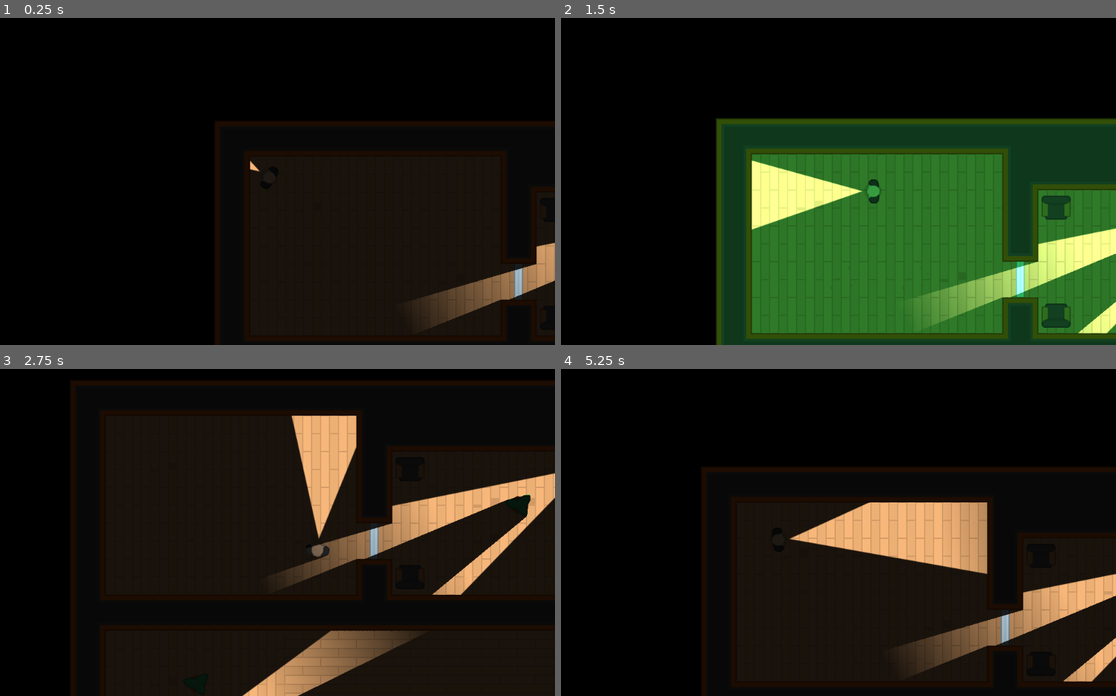
Above: before the commit, frames 1-4 (two rows, left to right).
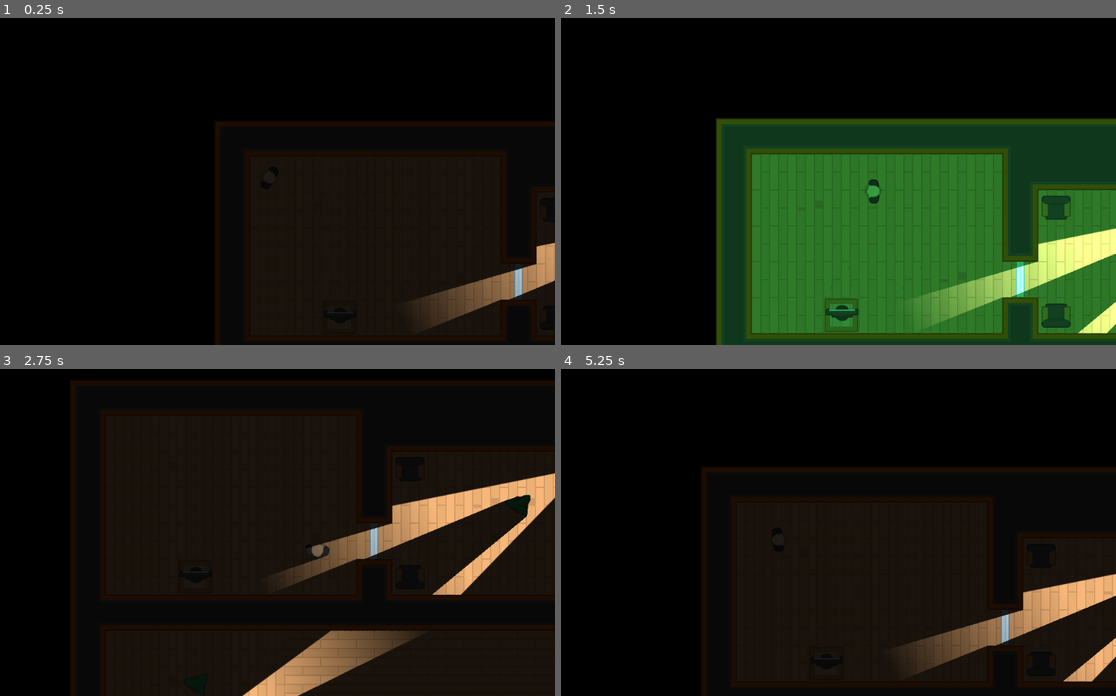
Above: after the commit, the same moments.

Repository: NOTsyrup/Heist_Meisters
Game: Godot game, scene res://Levels/Level1.tscn
Same seed, same stepped clock (60 frames per second), same inputs: the game is played once before the commit and once after it.
Inputs (mouse positions are in pixels of both pictures, inside the frame that each line leads up to):
- Up to frame 1 (0.25 s): no input
- Up to frame 2 (1.5 s): tap Enter at 0.5 s; move the mouse to (1077, 282) at 0.52 s; hold D (move_right) 0.53-1.28 s; tap Space (toggle_vision_mode) at 0.6, 1.35 s; click (1077, 282) at 0.67 s; move the mouse to (716, 194) at 1.27 s; hold S (move_down) from 1.28 s (still down); click (716, 194) at 1.42 s
- Up to frame 3 (2.75 s): move the mouse to (327, 454) at 2.02 s; release S (move_down) at 2.03 s; hold D (move_right) from 2.03 s (still down); tap Space (toggle_vision_mode) at 2.1 s; click (327, 454) at 2.17 s
- Up to frame 4 (5.25 s): move the mouse to (799, 594) at 2.77 s; release D (move_right) at 2.78 s; hold W (move_up) 2.78-3.53 s; tap Space (toggle_vision_mode) every 0.75 s from 2.85 to 5.1 s; click (799, 594) at 2.92 s; move the mouse to (999, 578) at 3.52 s; hold A (move_left) 3.53-5.03 s; click (999, 578) at 3.67 s; move the mouse to (655, 476) at 4.27 s; click (655, 476) at 4.42 s; move the mouse to (860, 529) at 5.02 s; hold S (move_down) from 5.03 s (still down); click (860, 529) at 5.17 s

The runs differ from the first frame. In frame 1, less than 0.1% of the frame differs, in the area x 45-47%, y 43-47%; in frame 2, 2.4%; in frame 3, 2.6%; in frame 4, 5.2%, in the area x 41-77%, y 40-63%.
Error in both runs: Invalid get index '0' (on base: 'PoolVector2Array'). (res://NPCs/Guard.gd:24)

Commit message:
Computers
Added random code generation for locked doors.
Added Computers that popup with text once clicked on.

Diff:
--- a/Characters/Player.tscn
+++ b/Characters/Player.tscn
@@ -1,12 +1,11 @@
-[gd_scene load_steps=5 format=2]
+[gd_scene load_steps=4 format=2]
 
 [ext_resource path="res://Characters/TemplateCharacter.tscn" type="PackedScene" id=1]
 [ext_resource path="res://Player.gd" type="Script" id=2]
 [ext_resource path="res://GFX/PNG/Hitman 1/hitman1_stand.png" type="Texture" id=3]
-[ext_resource path="res://Lightmaps/Flashlight.tscn" type="PackedScene" id=4]
 
 [node name="Player" instance=ExtResource( 1 )]
-collision_mask = 6
+collision_mask = 14
 script = ExtResource( 2 )
 
 [node name="Sprite" parent="." index="0"]
@@ -16,7 +15,3 @@
 current = true
 smoothing_enabled = true
 smoothing_speed = 2.0
-
-[node name="Flashlight" parent="." index="4" instance=ExtResource( 4 )]
-position = Vector2( 13.365, 0.0283127 )
-offset = Vector2( 320, 0 )
--- /dev/null
+++ b/Computer/Computer.gd
@@ -0,0 +1,16 @@
+extends Node2D
+
+var can_click = false
+
+func _on_Area2D_body_entered(body):
+	can_click = true
+
+
+func _on_Area2D_body_exited(body):
+	can_click = false
+	$CanvasLayer/ComputerPopup.hide()
+
+
+func _on_Area2D_input_event(viewport, event, shape_idx):
+	if Input.is_mouse_button_pressed(BUTTON_LEFT) and can_click:
+		$CanvasLayer/ComputerPopup.popup_centered()
--- /dev/null
+++ b/Computer/Computer.tscn
@@ -0,0 +1,29 @@
+[gd_scene load_steps=5 format=2]
+
+[ext_resource path="res://GFX/PNG/Tiles/tile_537.png" type="Texture" id=1]
+[ext_resource path="res://Computer/Computer.gd" type="Script" id=2]
+[ext_resource path="res://Computer/ComputerPopup.tscn" type="PackedScene" id=3]
+
+[sub_resource type="RectangleShape2D" id=1]
+extents = Vector2( 57.1912, 32 )
+
+[node name="Computer" type="Node2D"]
+script = ExtResource( 2 )
+
+[node name="Sprite" type="Sprite" parent="."]
+rotation = 1.5708
+texture = ExtResource( 1 )
+
+[node name="Area2D" type="Area2D" parent="."]
+collision_layer = 8
+
+[node name="CollisionShape2D" type="CollisionShape2D" parent="Area2D"]
+position = Vector2( 43.0985, 0 )
+shape = SubResource( 1 )
+
+[node name="CanvasLayer" type="CanvasLayer" parent="."]
+
+[node name="ComputerPopup" parent="CanvasLayer" instance=ExtResource( 3 )]
+[connection signal="body_entered" from="Area2D" to="." method="_on_Area2D_body_entered"]
+[connection signal="body_exited" from="Area2D" to="." method="_on_Area2D_body_exited"]
+[connection signal="input_event" from="Area2D" to="." method="_on_Area2D_input_event"]
--- /dev/null
+++ b/Computer/ComputerPopup.tscn
@@ -0,0 +1,73 @@
+[gd_scene load_steps=5 format=2]
+
+[ext_resource path="res://Interface/Theme.tres" type="Theme" id=1]
+[ext_resource path="res://GFX/Interface/PNG/metalPanel_plate.png" type="Texture" id=2]
+[ext_resource path="res://GFX/Interface/PNG/glassPanel.png" type="Texture" id=3]
+[ext_resource path="res://GFX/Interface/PNG/dotGreen.png" type="Texture" id=4]
+
+[node name="ComputerPopup" type="Popup"]
+anchor_right = 0.586
+anchor_bottom = 0.8
+margin_right = -0.0640259
+margin_bottom = 3.05176e-05
+theme = ExtResource( 1 )
+__meta__ = {
+"_edit_use_anchors_": false
+}
+
+[node name="NinePatchRect" type="NinePatchRect" parent="."]
+margin_right = 40.0
+margin_bottom = 40.0
+rect_min_size = Vector2( 600, 480 )
+texture = ExtResource( 2 )
+patch_margin_left = 10
+patch_margin_top = 10
+patch_margin_right = 10
+patch_margin_bottom = 10
+__meta__ = {
+"_edit_use_anchors_": false
+}
+
+[node name="CenterContainer" type="CenterContainer" parent="NinePatchRect"]
+anchor_right = 1.0
+anchor_bottom = 1.0
+margin_left = 20.0
+margin_top = 20.0
+margin_right = -20.0
+margin_bottom = -20.0
+
+[node name="NinePatchRect" type="NinePatchRect" parent="NinePatchRect/CenterContainer"]
+margin_right = 560.0
+margin_bottom = 440.0
+rect_min_size = Vector2( 560, 440 )
+texture = ExtResource( 3 )
+patch_margin_left = 8
+patch_margin_top = 8
+patch_margin_right = 8
+patch_margin_bottom = 8
+
+[node name="Label" type="Label" parent="NinePatchRect/CenterContainer/NinePatchRect"]
+anchor_right = 1.0
+anchor_bottom = 1.0
+margin_left = 20.0
+margin_top = 20.0
+margin_right = -20.0
+margin_bottom = -20.0
+custom_colors/font_color = Color( 0, 0, 0, 1 )
+text = "Test"
+__meta__ = {
+"_edit_use_anchors_": false
+}
+
+[node name="PowerButton" type="TextureRect" parent="."]
+anchor_left = 1.0
+anchor_top = 1.0
+anchor_right = 1.0
+anchor_bottom = 1.0
+margin_left = -20.0
+margin_top = -20.0
+texture = ExtResource( 4 )
+expand = true
+__meta__ = {
+"_edit_use_anchors_": false
+}
--- /dev/null
+++ b/Doors/Combination_Generator.gd
@@ -0,0 +1,7 @@
+extends Node
+
+func generate_combination(length):
+	var combination = []
+	for number in range(length):
+		combination.append(randi() % 10)
+	return combination
--- a/Doors/LockedDoor.gd
+++ b/Doors/LockedDoor.gd
@@ -1,4 +1,7 @@
 extends "res://Doors/Door.gd"
+
+func _ready():
+	generate_combination()
 
 func _on_Door_input_event(viewport, event, shape_idx):
 	if Input.is_mouse_button_pressed(BUTTON_LEFT) and can_click:
@@ -14,3 +17,10 @@
 func _on_Numpad_combination_correct():
 	open()
 	$CanvasLayer/Numpad.hide()
+
+
+func generate_combination():
+	var length = 8
+	var combination = CombinationGenerator.generate_combination(length)
+	$CanvasLayer/Numpad.combination = combination
+	print (str(combination))
--- a/Interface/Numpad.gd
+++ b/Interface/Numpad.gd
@@ -1,6 +1,6 @@
 extends Popup
 
-var combination = [0,4,5,1]
+var combination = []
 var guess = []
 
 onready var display = $VBoxContainer/DIsplayContainer/Display
--- /dev/null
+++ b/Interface/Theme.tres
@@ -0,0 +1,38 @@
+[gd_resource type="Theme" load_steps=8 format=2]
+
+[ext_resource path="res://GFX/Interface/Fonts/kenvector_future_thin.ttf" type="DynamicFontData" id=1]
+[ext_resource path="res://Interface/Button_normal.tres" type="StyleBox" id=2]
+[ext_resource path="res://Interface/Button_pressed.tres" type="StyleBox" id=3]
+[ext_resource path="res://Interface/Button_hover.tres" type="StyleBox" id=4]
+[ext_resource path="res://GFX/Interface/Fonts/kenvector_future.ttf" type="DynamicFontData" id=5]
+
+[sub_resource type="DynamicFont" id=1]
+size = 15
+font_data = ExtResource( 1 )
+
+[sub_resource type="DynamicFont" id=2]
+size = 24
+font_data = ExtResource( 5 )
+
+[resource]
+default_font = SubResource( 2 )
+Button/colors/font_color = Color( 0, 0, 0, 1 )
+Button/colors/font_color_disabled = Color( 0.9, 0.9, 0.9, 0.2 )
+Button/colors/font_color_hover = Color( 0, 0, 0, 1 )
+Button/colors/font_color_pressed = Color( 0, 0, 0, 1 )
+Button/constants/hseparation = 2
+Button/fonts/font = SubResource( 1 )
+Button/styles/disabled = null
+Button/styles/focus = null
+Button/styles/hover = ExtResource( 4 )
+Button/styles/normal = ExtResource( 2 )
+Button/styles/pressed = ExtResource( 3 )
+Label/colors/font_color = Color( 0, 0, 0, 1 )
+Label/colors/font_color_shadow = Color( 0, 0, 0, 0 )
+Label/colors/font_outline_modulate = Color( 1, 1, 1, 1 )
+Label/constants/line_spacing = 3
+Label/constants/shadow_as_outline = 0
+Label/constants/shadow_offset_x = 1
+Label/constants/shadow_offset_y = 1
+Label/fonts/font = null
+Label/styles/normal = null
--- a/Levels/Level1.tscn
+++ b/Levels/Level1.tscn
@@ -1,10 +1,11 @@
-[gd_scene load_steps=6 format=2]
+[gd_scene load_steps=7 format=2]
 
 [ext_resource path="res://Levels/TemplateLevel.tscn" type="PackedScene" id=1]
 [ext_resource path="res://NPCs/Camera.tscn" type="PackedScene" id=2]
 [ext_resource path="res://NPCs/Guard.tscn" type="PackedScene" id=3]
 [ext_resource path="res://Doors/Door.tscn" type="PackedScene" id=4]
 [ext_resource path="res://Doors/LockedDoor.tscn" type="PackedScene" id=5]
+[ext_resource path="res://Computer/Computer.tscn" type="PackedScene" id=6]
 
 [node name="Level1" instance=ExtResource( 1 )]
 
@@ -51,7 +52,9 @@
 position = Vector2( 19.9068, 67.3694 )
 
 [node name="Furniture" parent="Navigation2D" index="2"]
-tile_data = PoolIntArray( -655362, 1073741828, 0, -655359, 6, 0, -655350, 1073741828, 0, -589814, 0, 0, -458754, 4, 0, -458741, 6, 0, -262152, 6, 0, -65532, 6, 0, -65531, 1, 0, -65530, 2, 0, -65529, 3, 0, -65528, 5, 0, 6, 4, 0, 11, 6, 0, 196599, 5, 0, 196600, 1, 0, 196601, 2, 0, 196602, 3, 0, 196603, 5, 0, 262137, 4, 0 )
+collision_layer = 2
+collision_mask = 5
+tile_data = PoolIntArray( -655362, 1073741828, 0, -655359, 6, 0, -655350, 1073741828, 0, -589814, 0, 0, -458760, 0, 0, -458754, 4, 0, -458741, 6, 0, -262152, 6, 0, -65532, 6, 0, -65531, 1, 0, -65530, 2, 0, -65529, 3, 0, -65528, 5, 0, 6, 4, 0, 11, 6, 0, 196599, 5, 0, 196600, 1, 0, 196601, 2, 0, 196602, 3, 0, 196603, 5, 0, 262137, 4, 0 )
 
 [node name="Player" parent="." index="1"]
 position = Vector2( -606.84, -731.138 )
@@ -89,3 +92,7 @@
 [node name="LockedDoor2" parent="LockedDoors" index="1" instance=ExtResource( 5 )]
 position = Vector2( -160.181, -544.615 )
 rotation = 1.5708
+
+[node name="Computer" parent="Computers" index="0" instance=ExtResource( 6 )]
+position = Vector2( -478.729, -483.898 )
+rotation = -1.5708
--- a/Levels/TemplateLevel.tscn
+++ b/Levels/TemplateLevel.tscn
@@ -218,6 +218,8 @@
 
 [node name="Furniture" type="TileMap" parent="Navigation2D"]
 tile_set = SubResource( 15 )
+collision_layer = 2
+collision_mask = 5
 format = 1
 
 [node name="Player" parent="." instance=ExtResource( 2 )]
@@ -232,3 +234,5 @@
 [node name="Doors" type="Node" parent="."]
 
 [node name="LockedDoors" type="Node" parent="."]
+
+[node name="Computers" type="Node" parent="."]
--- a/project.godot
+++ b/project.godot
@@ -18,6 +18,10 @@
 config/name="Heist_Meisters"
 run/main_scene="res://Levels/Level1.tscn"
 config/icon="res://icon.png"
+
+[autoload]
+
+CombinationGenerator="*res://Doors/Combination_Generator.gd"
 
 [global]
 
@@ -56,6 +60,7 @@
 2d_physics/layer_1="Player"
 2d_physics/layer_2="Tilemap"
 2d_physics/layer_3="NPC"
+2d_physics/layer_4="Computers"
 
 [rendering]
 
